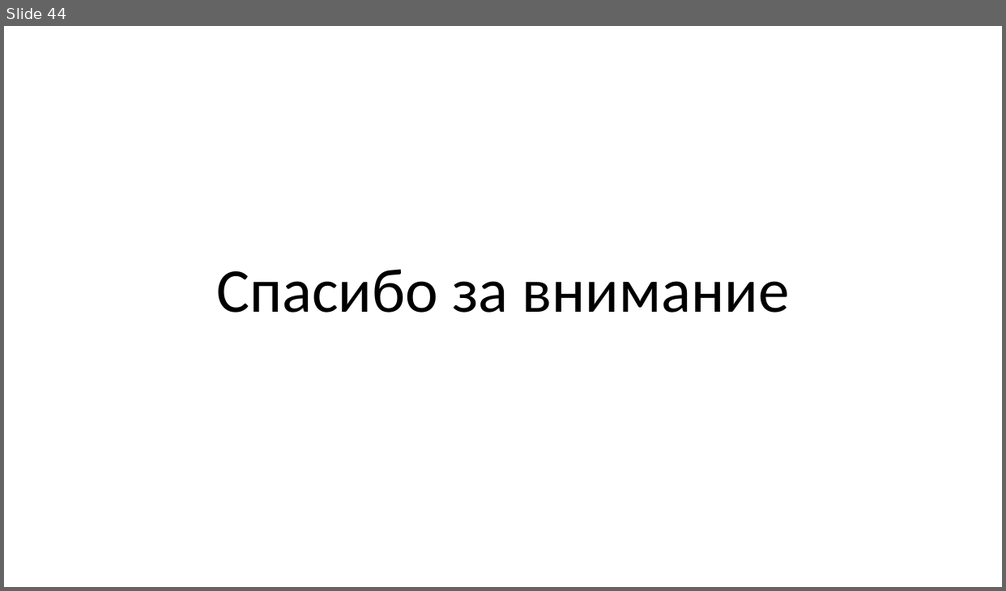
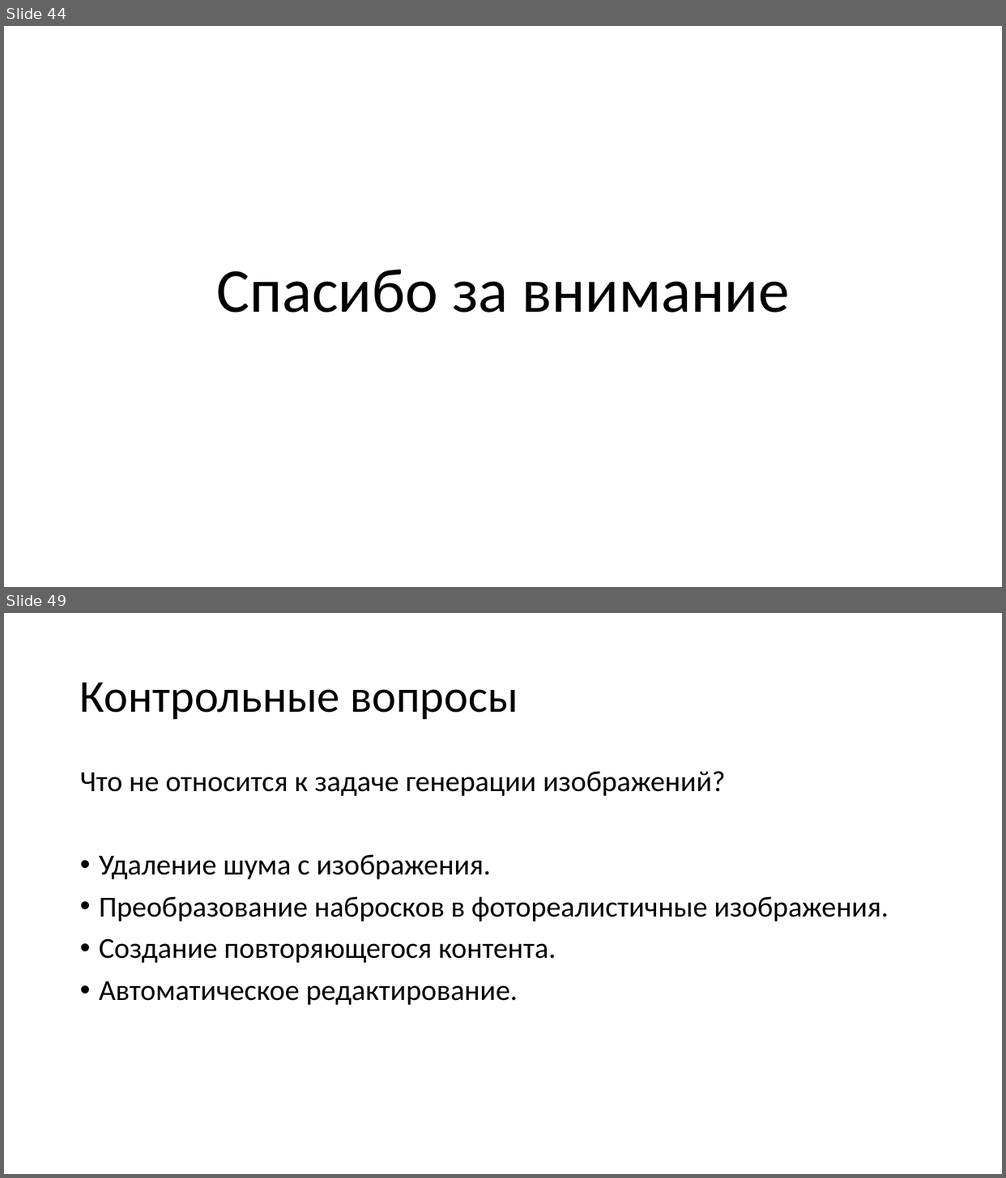
Before and after one commit to mosalov/AI_main_lectures, a slide deck: Лекция 13 05_05_2021.pptx. Shown one above the other, each under a label of ours: slide 44 before the commit, slides 44 and 49 after it; the slides between them are not shown. The pictures are 1006x591 and 1006x1178 pixels, drawn with LibreOffice and Linux fonts; fonts in the diff are those of the drawing. Boxes give left, top, right and bottom in pixels: in the first picture for what was removed or moved away, otherwise in the second. Text is boxed around its words. In the diff, an @@ line names an element or a change of style, - is before the commit and + after.

Commit message:
Добавлены вопросы к лекциям №№11 и 13.

```diff
--- a/Лекция 13 05_05_2021.pptx
+++ b/Лекция 13 05_05_2021.pptx
@@ slide 49 added at [4,613,1002,1174], background #FFFFFF @@
@@ title added at [80,682,518,719], 44 pt, text #000000 @@
+Контрольные вопросы
@@ text added at [80,771,889,1005], 28 pt, text #000000 @@
+Что не относится к задаче генерации изображений?
+• Удаление шума с изображения.
+• Преобразование набросков в фотореалистичные изображения.
+• Создание повторяющегося контента.
+• Автоматическое редактирование.
```
Also in this commit, not shown: 1 slide changed, 5 other slides added, 3 other files.
